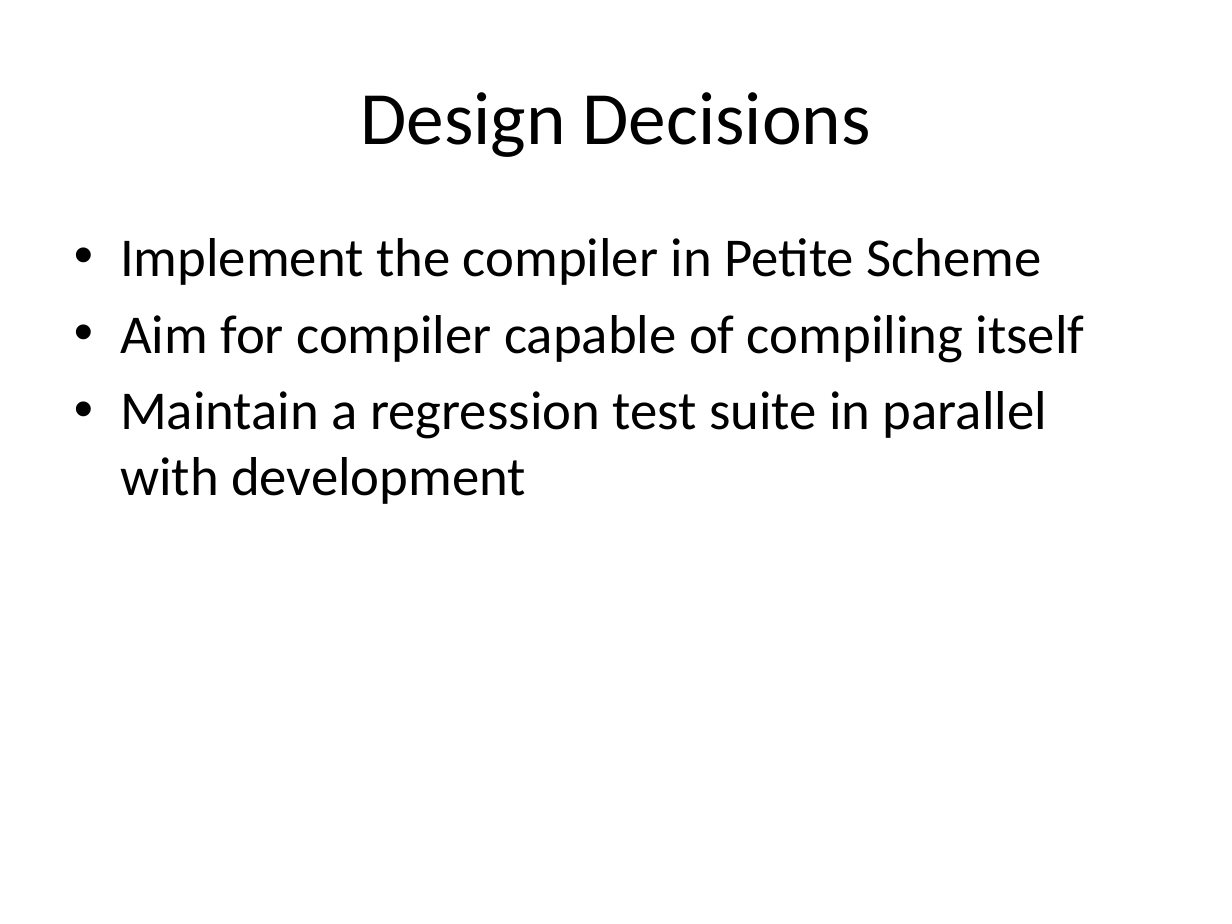
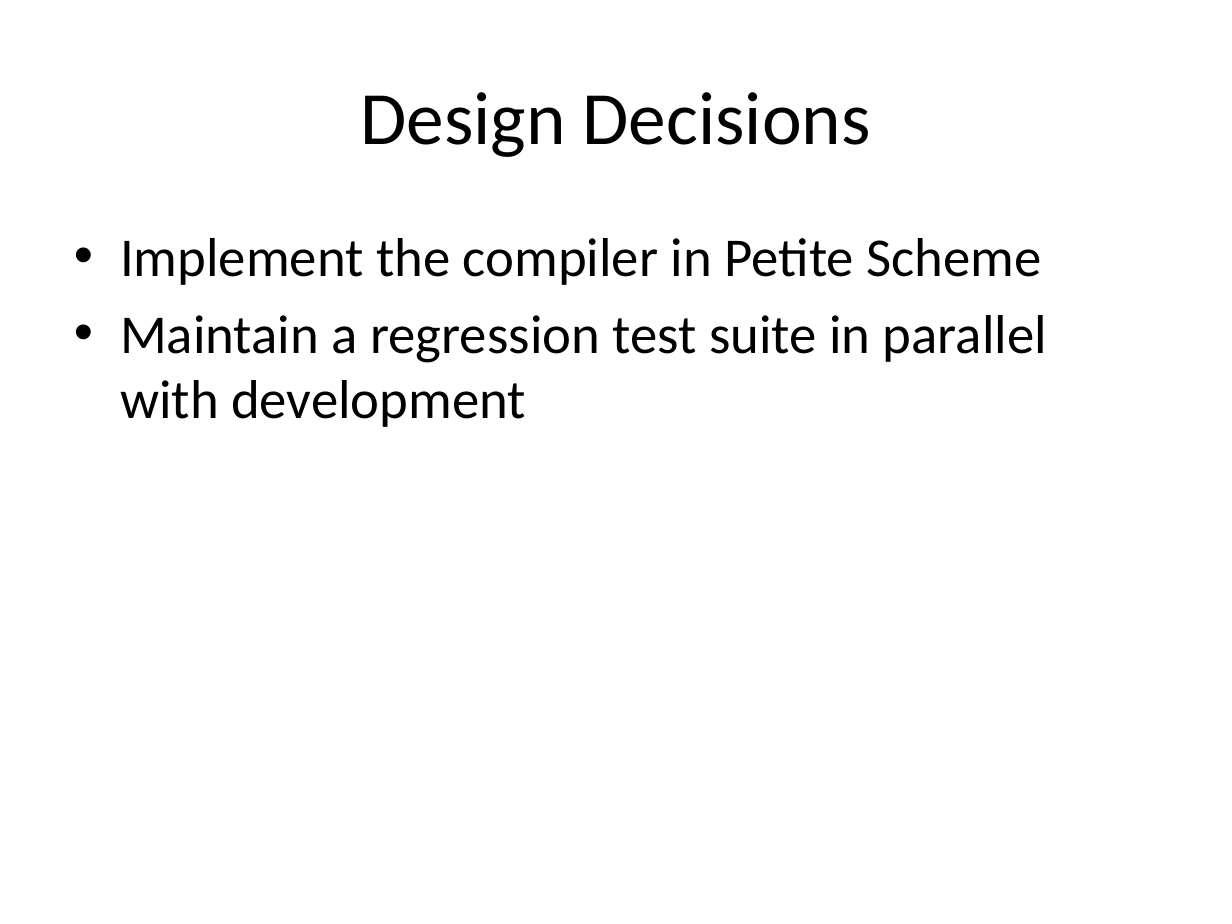
Before and after one commit to markcornwell/pilar, a slide deck: slide 4 of doc/Pilar.pptx. Drawn at 1232x924 pixels with LibreOffice and Linux fonts; fonts in the diff are those of the drawing. Boxes give left, top, right and bottom in pixels: in the first picture for what was removed or moved away, otherwise in the second. Text is boxed around its words. In the diff, an @@ line names an element or a change of style, - is before the commit and + after.

```diff
--- a/doc/Pilar.pptx
+++ b/doc/Pilar.pptx
@@ text at bbox=[120, 315, 1085, 363]: paragraph removed @@
-• Aim for compiler capable of compiling itself
```
Also in this commit, not shown: 2 other slides changed, 6 slides added, 9 other files.
